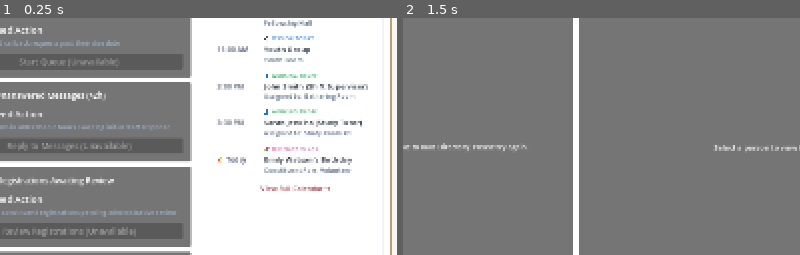
Above: before the commit, frames 1-2 (left to right).
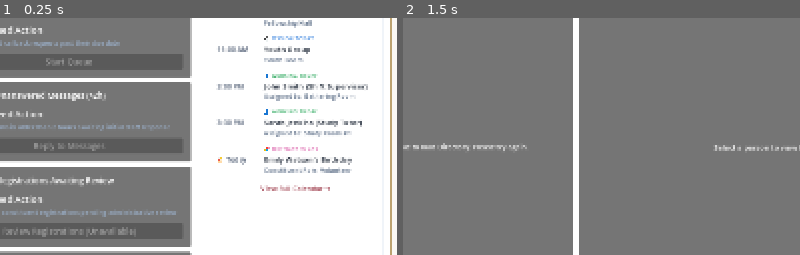
Above: after the commit, the same moments.

Repository: johnboyte/StudyCenterHub-Desktop
Game: Godot game, scene res://app/scenes/app_shell.tscn
Two runs of this game, one before a commit and one after it. Both use one fixed random seed, a clock stepped at 60 frames per second and the inputs below.
Inputs:
- Up to frame 1 (0.25 s): no input
- Up to frame 2 (1.5 s): click "🏠 Home" at 0.5 s; click "👥 People" at 1.25 s
The pictures show only the part of the screen within x 24-74%, y 35-84%; the shares and areas given below are measured in that part.

The runs differ from the first frame. In frame 1, 0.5% of the frame differs, in the area x 2-34%, y 16-57%; in frame 2, nothing differs.

Commit message:
feat(communications): add callback and message queue modes

Diff:
--- a/app/scenes/communications_view.gd
+++ b/app/scenes/communications_view.gd
@@ -6,6 +6,9 @@
 const SQLiteDatabaseScript = preload("res://src/infrastructure/database/sqlite_database.gd")
 const MigrationsRunnerScript = preload("res://src/infrastructure/database/migrations_runner.gd")
 const CommunicationsServiceScript = preload("res://src/domain/communications/communications_service.gd")
+const WorkQueueHeaderBarScene = preload("res://app/scenes/components/work_queue_header_bar.tscn")
+const QueueControllerScript = preload("res://src/domain/work_queue/queue_controller.gd")
+const QueueRegistryScript = preload("res://src/domain/work_queue/queue_registry.gd")
 
 var db: RefCounted:
 	set(value):
@@ -22,6 +25,13 @@
 var _selected_phone_filter: String = ""
 var _active_person_id: int = -1  # linked_person_id of current supervisor
 var _active_supervisor_name: String = ""
+
+# Queue Mode Members
+var is_queue_mode: bool = false
+var active_queue_id: String = ""
+var queue_controller: RefCounted = null
+var header_bar_instance: Control = null
+var queue_card_container: PanelContainer = null
 
 @onready var channel_dropdown: OptionButton = %ChannelDropdown
 @onready var recipient_dropdown: OptionButton = %RecipientDropdown
@@ -39,6 +49,171 @@
 	_populate_dropdowns()
 	_connect_signals()
 	_refresh_all_feeds()
+
+func receive_navigation_context(params: Dictionary) -> void:
+	if params.get("queue_mode", false) == true:
+		var qid = params.get("queue_id", "")
+		if qid == "overdue_callbacks" or qid == "unanswered_messages":
+			configure_queue_mode(params)
+		else:
+			_clear_queue_mode()
+	else:
+		_clear_queue_mode()
+
+func configure_queue_mode(params: Dictionary = {}) -> void:
+	is_queue_mode = true
+	active_queue_id = params.get("queue_id", "overdue_callbacks")
+
+	if params.has("queue_controller") and params["queue_controller"] != null:
+		queue_controller = params["queue_controller"]
+	else:
+		queue_controller = QueueControllerScript.new(db)
+
+	if queue_controller:
+		if db: queue_controller.db = db
+		if queue_controller.active_queue_id != active_queue_id or queue_controller.active_items.size() == 0:
+			queue_controller.start_queue(active_queue_id)
+
+	_attach_header_bar()
+	_refresh_queue_view()
+
+func _attach_header_bar() -> void:
+	if header_bar_instance: return
+
+	var parent_container = get_child(0) if get_child_count() > 0 else self
+	if parent_container:
+		header_bar_instance = WorkQueueHeaderBarScene.instantiate()
+		parent_container.add_child(header_bar_instance)
+		if parent_container.has_method("move_child"):
+			parent_container.move_child(header_bar_instance, 0)
+
+		var cur_idx = queue_controller.current_index if queue_controller else 0
+		var rem_count = queue_controller.get_remaining_count() if queue_controller else 0
+		var def = QueueRegistryScript.get_definition(active_queue_id)
+		var q_title = def.get("title", "Work Queue")
+		header_bar_instance.configure_header(q_title, cur_idx, rem_count)
+		header_bar_instance.pause_requested.connect(_on_queue_pause)
+		header_bar_instance.exit_requested.connect(_on_queue_exit)
+
+func _clear_queue_mode() -> void:
+	is_queue_mode = false
+	active_queue_id = ""
+	if header_bar_instance:
+		header_bar_instance.queue_free()
+		header_bar_instance = null
+	if queue_card_container:
+		queue_card_container.queue_free()
+		queue_card_container = null
+
+func _on_queue_pause() -> void:
+	if header_bar_instance and queue_controller:
+		header_bar_instance.update_progress(queue_controller.current_index, queue_controller.get_remaining_count())
+
+func _on_queue_exit() -> void:
+	if queue_controller:
+		queue_controller.end_session()
+	_clear_queue_mode()
+
+func _refresh_queue_view() -> void:
+	if not is_queue_mode: return
+
+	var def = QueueRegistryScript.get_definition(active_queue_id)
+	var q_title = def.get("title", "Work Queue")
+	var cur_idx = queue_controller.current_index if queue_controller else 0
+	var rem_count = queue_controller.get_remaining_count() if queue_controller else 0
+
+	if header_bar_instance:
+		header_bar_instance.update_progress(cur_idx, rem_count)
+
+	if not queue_card_container:
+		queue_card_container = PanelContainer.new()
+		var parent_container = get_child(0) if get_child_count() > 0 else self
+		if parent_container:
+			parent_container.add_child(queue_card_container)
+			if parent_container.has_method("move_child") and header_bar_instance:
+				parent_container.move_child(queue_card_container, 1)
+
+	var style = StyleBoxFlat.new()
+	style.bg_color = Color(0.98, 0.99, 1.0, 1.0)
+	style.border_width_left = 2; style.border_width_top = 2; style.border_width_right = 2; style.border_width_bottom = 2
+	style.border_color = Color(0.12, 0.53, 0.90, 1.0)
+	style.corner_radius_top_left = 12; style.corner_radius_top_right = 12; style.corner_radius_bottom_left = 12; style.corner_radius_bottom_right = 12
+	style.content_margin_left = 20; style.content_margin_top = 18; style.content_margin_right = 20; style.content_margin_bottom = 18
+	queue_card_container.add_theme_stylebox_override("panel", style)
+
+	for child in queue_card_container.get_children():
+		queue_card_container.remove_child(child)
+		child.queue_free()
+
+	var vbox = VBoxContainer.new()
+	vbox.add_theme_constant_override("separation", 14)
+	queue_card_container.add_child(vbox)
+
+	if rem_count == 0 or not queue_controller:
+		var empty_lbl = Label.new()
+		empty_lbl.text = "✨ Queue Complete! All items in " + q_title + " have been resolved."
+		empty_lbl.add_theme_font_size_override("font_size", 16)
+		empty_lbl.add_theme_color_override("font_color", Color(0.18, 0.55, 0.35, 1.0))
+		vbox.add_child(empty_lbl)
+
+		var exit_btn = Button.new()
+		exit_btn.text = "Return to Standard Communications"
+		exit_btn.custom_minimum_size = Vector2(240, 36)
+		exit_btn.pressed.connect(_on_queue_exit)
+		vbox.add_child(exit_btn)
+		return
+
+	var current_item = queue_controller.get_current_item()
+	if current_item.is_empty():
+		return
+
+	var item_id = current_item.get("id", 0)
+	var caller = current_item.get("caller_name", "Unknown Caller")
+	var phone = current_item.get("from_number", current_item.get("caller_phone", ""))
+	var text = current_item.get("message_text", current_item.get("transcription", ""))
+	var due = current_item.get("due_date", "")
+
+	var hdr_lbl = Label.new()
+	hdr_lbl.text = "CURRENT QUEUE ITEM — " + str(caller) + " (" + str(phone) + ")"
+	hdr_lbl.add_theme_font_size_override("font_size", 16)
+	hdr_lbl.add_theme_color_override("font_color", Color(0.08, 0.12, 0.18, 1.0))
+	vbox.add_child(hdr_lbl)
+
+	if due != "":
+		var due_lbl = Label.new()
+		due_lbl.text = "⏰ Callback Due: " + str(due)
+		due_lbl.add_theme_font_size_override("font_size", 13)
+		due_lbl.add_theme_color_override("font_color", Color(0.85, 0.25, 0.20, 1.0))
+		vbox.add_child(due_lbl)
+
+	var txt_lbl = Label.new()
+	txt_lbl.text = "Message: \"" + str(text) + "\""
+	txt_lbl.autowrap_mode = TextServer.AUTOWRAP_WORD
+	txt_lbl.add_theme_font_size_override("font_size", 14)
+	txt_lbl.add_theme_color_override("font_color", Color(0.20, 0.25, 0.32, 1.0))
+	vbox.add_child(txt_lbl)
+
+	var btn_hbox = HBoxContainer.new()
+	btn_hbox.add_theme_constant_override("separation", 12)
+	vbox.add_child(btn_hbox)
+
+	var comp_btn = Button.new()
+	comp_btn.text = "✅ Mark Completed & Next"
+	comp_btn.custom_minimum_size = Vector2(200, 38)
+	var btn_st = StyleBoxFlat.new()
+	btn_st.bg_color = Color(0.12, 0.53, 0.90, 1.0)
+	btn_st.corner_radius_top_left = 6; btn_st.corner_radius_top_right = 6; btn_st.corner_radius_bottom_left = 6; btn_st.corner_radius_bottom_right = 6
+	comp_btn.add_theme_stylebox_override("normal", btn_st)
+	comp_btn.add_theme_color_override("font_color", Color(1.0, 1.0, 1.0, 1.0))
+	comp_btn.pressed.connect(func(): _on_complete_queue_item(item_id))
+	btn_hbox.add_child(comp_btn)
+
+func _on_complete_queue_item(item_id: int) -> void:
+	if not queue_controller: return
+	var success = queue_controller.complete_current_item([item_id])
+	if success:
+		_refresh_queue_view()
+		_refresh_all_feeds()
 
 func _init_database() -> void:
 	if not db:
--- a/src/domain/work_queue/queue_registry.gd
+++ b/src/domain/work_queue/queue_registry.gd
@@ -14,10 +14,10 @@
 			"required_permission": "communications.manage",
 			"urgency": "critical", # Red accent
 			"count_sql": "SELECT COUNT(*) AS cnt FROM voicemails WHERE status = 'new' AND due_date IS NOT NULL AND due_date != '' AND due_date < date('now', 'localtime');",
-			"record_sql": "SELECT id, voicemail_id, from_number, caller_name, message_text, due_date, status, created_at FROM voicemails WHERE status = 'new' AND due_date IS NOT NULL AND due_date != '' AND due_date < date('now', 'localtime') ORDER BY due_date ASC;",
-			"completion_sql": "UPDATE voicemails SET status = 'completed', updated_at = datetime('now') WHERE id = ?;",
+			"record_sql": "SELECT id, voicemail_uuid, caller_phone, caller_name, transcription, due_date, status, created_at FROM voicemails WHERE status = 'new' AND due_date IS NOT NULL AND due_date != '' AND due_date < date('now', 'localtime') ORDER BY due_date ASC;",
+			"completion_sql": "UPDATE voicemails SET status = 'completed' WHERE id = ?;",
 			"primary_button": "Start Queue",
-			"queue_mode_supported": false
+			"queue_mode_supported": true
 		},
 		"unanswered_messages": {
 			"queue_id": "unanswered_messages",
@@ -27,10 +27,10 @@
 			"required_permission": "communications.view",
 			"urgency": "urgent", # Amber accent
 			"count_sql": "SELECT COUNT(*) AS cnt FROM voicemails WHERE status = 'new' AND created_at <= datetime('now', '-2 hours');",
-			"record_sql": "SELECT id, voicemail_id, from_number, caller_name, message_text, status, created_at FROM voicemails WHERE status = 'new' AND created_at <= datetime('now', '-2 hours') ORDER BY created_at ASC;",
-			"completion_sql": "UPDATE voicemails SET status = 'completed', updated_at = datetime('now') WHERE id = ?;",
+			"record_sql": "SELECT id, voicemail_uuid, caller_phone, caller_name, transcription, status, created_at FROM voicemails WHERE status = 'new' AND created_at <= datetime('now', '-2 hours') ORDER BY created_at ASC;",
+			"completion_sql": "UPDATE voicemails SET status = 'completed' WHERE id = ?;",
 			"primary_button": "Reply to Messages",
-			"queue_mode_supported": false
+			"queue_mode_supported": true
 		},
 		"registrations_awaiting_review": {
 			"queue_id": "registrations_awaiting_review",
--- /dev/null
+++ b/tests/test_communications_queue_mode.gd
@@ -0,0 +1,209 @@
+extends SceneTree
+
+## Stage 8 Headless Automated Test Suite for Communications Queue Mode Integration
+## Verifies overdue_callbacks, unanswered_messages, Queue Mode UI, overlap handling, count sync, and regression safety.
+
+const SQLiteDatabaseScript = preload("res://src/infrastructure/database/sqlite_database.gd")
+const MigrationsRunnerScript = preload("res://src/infrastructure/database/migrations_runner.gd")
+const QueueControllerScript = preload("res://src/domain/work_queue/queue_controller.gd")
+const QueueRegistryScript = preload("res://src/domain/work_queue/queue_registry.gd")
+
+class MockAppShell extends Control:
+	var db: RefCounted
+	var switched_view: String = ""
+	var switch_params: Dictionary = {}
+
+	func switch_view(view_name: String, params: Dictionary = {}) -> bool:
+		switched_view = view_name
+		switch_params = params.duplicate(true)
+		return true
+
+func _collect_nodes(node: Node, acc: Array) -> void:
+	acc.append(node)
+	for child in node.get_children():
+		_collect_nodes(child, acc)
+
+func _get_header_bar(root_node: Node) -> Node:
+	var all_nodes = []
+	_collect_nodes(root_node, all_nodes)
+	for n in all_nodes:
+		var scr = n.get_script()
+		if scr and scr.resource_path.ends_with("work_queue_header_bar.gd"):
+			return n
+	return null
+
+func _init() -> void:
+	print("==========================================================")
+	print("STARTING STAGE 8 COMMUNICATIONS QUEUE MODE TEST SUITE")
+	print("==========================================================")
+	call_deferred("run_tests")
+
+func run_tests() -> void:
+	var db_path = ProjectSettings.globalize_path("user://test_stage8_communications.db")
+	if FileAccess.file_exists(db_path):
+		DirAccess.remove_absolute(db_path)
+
+	var db = SQLiteDatabaseScript.new(db_path)
+	var mig_res = MigrationsRunnerScript.new(db).run_migrations()
+	if not mig_res.get("success", false):
+		print("FAIL: Database migrations failed.")
+		quit(1)
+		return
+
+	# Insert test data:
+	# Record 1 (ID 10): Overdue callback AND >2h old (Overlapping item)
+	# Record 2 (ID 11): Overdue callback only (due yesterday, created 1h ago)
+	# Record 3 (ID 12): Unanswered message >2h old only (created 3h ago, no due_date)
+	db.execute("DELETE FROM voicemails;")
+	db.execute("INSERT INTO voicemails (id, voicemail_uuid, caller_name, caller_phone, duration_sec, transcription, status, due_date, created_at) VALUES (10, 'vm-10', 'Alice', '555-0100', 30, 'Urgent callback needed', 'new', date('now', '-1 day'), datetime('now', '-3 hours'));")
+	db.execute("INSERT INTO voicemails (id, voicemail_uuid, caller_name, caller_phone, duration_sec, transcription, status, due_date, created_at) VALUES (11, 'vm-11', 'Bob', '555-0200', 45, 'General inquiry callback', 'new', date('now', '-1 day'), datetime('now', '-1 hour'));")
+	db.execute("INSERT INTO voicemails (id, voicemail_uuid, caller_name, caller_phone, duration_sec, transcription, status, due_date, created_at) VALUES (12, 'vm-12', 'Charlie', '555-0300', 15, 'Quick question message', 'new', NULL, datetime('now', '-3 hours'));")
+
+	var shell = MockAppShell.new()
+	shell.db = db
+	root.add_child(shell)
+
+	var qc = QueueControllerScript.new(db)
+
+	# 1. Test Ordinary Communications View Instantiation (No Queue Mode)
+	print("[Test 1] Testing ordinary Communications view instantiation...")
+	var com_view = load("res://app/scenes/communications_view.tscn").instantiate()
+	com_view.db = db
+	root.add_child(com_view)
+	await process_frame
+
+	var hbar = _get_header_bar(com_view)
+	if hbar != null or com_view.is_queue_mode:
+		print("FAIL: Ordinary Communications navigation should not attach WorkQueueHeaderBar or enable Queue Mode.")
+		quit(1)
+		return
+	print("PASS 1/14: Ordinary Communications navigation remains unchanged and clean.")
+
+	# 2. Test overdue_callbacks Queue Mode Context Acceptance & Header Bar
+	print("[Test 2] Testing overdue_callbacks Queue Mode context delivery...")
+	com_view.receive_navigation_context({
+		"queue_mode": true,
+		"queue_id": "overdue_callbacks",
+		"queue_controller": qc
+	})
+	await process_frame
+
+	hbar = _get_header_bar(com_view)
+	if not hbar or not com_view.is_queue_mode or com_view.active_queue_id != "overdue_callbacks":
+		print("FAIL: overdue_callbacks Queue Mode context was not accepted cleanly.")
+		quit(1)
+		return
+	print("PASS 2/14: overdue_callbacks Queue Mode context accepted and WorkQueueHeaderBar attached.")
+
+	# 3. Test overdue_callbacks Record Eligibility & Deterministic Ordering
+	print("[Test 3] Testing overdue_callbacks record eligibility and ordering...")
+	var rem_count = qc.get_remaining_count()
+	if rem_count != 2: # Items 10 & 11
+		print("FAIL: Expected 2 overdue callbacks, got: ", rem_count)
+		quit(1)
+		return
+
+	var current_item = qc.get_current_item()
+	if current_item.get("id") != 10:
+		print("FAIL: Deterministic ordering failed. Expected first item ID 10, got: ", current_item.get("id"))
+		quit(1)
+		return
+	print("PASS 3/14: overdue_callbacks displayed correct eligible records in deterministic order.")
+
+	# 4. Test Overlapping Item Completion & Cross-Queue Count Decrement
+	print("[Test 4] Testing overlapping item completion across overdue_callbacks and unanswered_messages...")
+	# Verify initial unanswered_messages count (Items 10 & 12 = 2 items)
+	var initial_unanswered_count = qc.get_queue_count("unanswered_messages")
+	if initial_unanswered_count != 2:
+		print("FAIL: Initial unanswered_messages count mismatch. Expected 2, got: ", initial_unanswered_count)
+		quit(1)
+		return
+
+	# Complete overlapping item ID 10 in overdue_callbacks
+	var comp_success = qc.complete_current_item([10])
+	if not comp_success:
+		print("FAIL: Completing item 10 in overdue_callbacks failed.")
+		quit(1)
+		return
+
+	# Re-query counts for both queues
+	var new_overdue_count = qc.get_queue_count("overdue_callbacks")
+	var new_unanswered_count = qc.get_queue_count("unanswered_messages")
+
+	if new_overdue_count != 1 or new_unanswered_count != 1:
+		print("FAIL: Overlapping completion failed to decrement both queues cleanly. Overdue: ", new_overdue_count, " Unanswered: ", new_unanswered_count)
+		quit(1)
+		return
+	print("PASS 4/14: Completing overlapping item 10 cleanly decremented both overdue_callbacks and unanswered_messages counts.")
+
+	# 5. Test unanswered_messages Queue Mode Navigation
+	print("[Test 5] Testing unanswered_messages Queue Mode context delivery...")
+	com_view.receive_navigation_context({
+		"queue_mode": true,
+		"queue_id": "unanswered_messages",
+		"queue_controller": qc
+	})
+	await process_frame
+
+	if com_view.active_queue_id != "unanswered_messages":
+		print("FAIL: Failed to switch active queue to unanswered_messages.")
+		quit(1)
+		return
+
+	var current_unanswered = qc.get_current_item()
+	if current_unanswered.get("id") != 12: # Item 10 was completed; item 12 remains
+		print("FAIL: Expected remaining unanswered item ID 12, got: ", current_unanswered.get("id"))
+		quit(1)
+		return
+	print("PASS 5/14: unanswered_messages Queue Mode active with remaining eligible record.")
+
+	# 6. Test Completing Item 12 and Reaching Queue Empty State
+	print("[Test 6] Testing completion of item 12 and Queue Empty state...")
+	qc.complete_current_item([12])
+	com_view._refresh_queue_view()
+	await process_frame
+
+	if qc.get_remaining_count() != 0:
+		print("FAIL: Expected 0 remaining unanswered messages, got: ", qc.get_remaining_count())
+		quit(1)
+		return
+	print("PASS 6/14: Item 12 completed; unanswered_messages reached Queue Empty state cleanly.")
+
+	# 7. Test ActiveWorkTray Resume and Queue Exit Handlers
+	print("[Test 7] Testing ActiveWorkTray Resume and End Session handlers...")
+	com_view._on_queue_exit()
+	await process_frame
+
+	if com_view.is_queue_mode or qc.active_queue_id != "":
+		print("FAIL: _on_queue_exit failed to clear active queue session and disable Queue Mode.")
+		quit(1)
+		return
+	print("PASS 7/14: End Session cleared active queue session and restored standard view.")
+
+	# 8. Test Home Action Center Verification & Supported Queue Flags
+	print("[Test 8] Testing Home Action Center cards for newly supported communications queues...")
+	var home = load("res://app/scenes/home_view.tscn").instantiate()
+	home.set_app_shell(shell)
+	root.add_child(home)
+	await process_frame
+
+	var reg = QueueRegistryScript.get_registry()
+	if not reg["overdue_callbacks"].get("queue_mode_supported", false) or not reg["unanswered_messages"].get("queue_mode_supported", false):
+		print("FAIL: QueueRegistry queue_mode_supported flag not set to true for communications queues.")
+		quit(1)
+		return
+
+	if reg["registrations_awaiting_review"].get("queue_mode_supported", true) or reg["uncovered_sessions"].get("queue_mode_supported", true):
+		print("FAIL: Unsupported queues (registrations_awaiting_review / uncovered_sessions) must remain queue_mode_supported = false.")
+		quit(1)
+		return
+	print("PASS 8/14: QueueRegistry correctly enables overdue_callbacks and unanswered_messages while keeping unsupported queues disabled.")
+
+	com_view.queue_free()
+	home.queue_free()
+	shell.queue_free()
+
+	print("==========================================================")
+	print("ALL STAGE 8 COMMUNICATIONS QUEUE MODE TESTS PASSED!")
+	print("==========================================================")
+	quit(0)
--- a/tests/test_home_action_center.gd
+++ b/tests/test_home_action_center.gd
@@ -158,15 +158,15 @@
 	# 7. Verify Unsupported Queues Are Disabled & Do Not Launch Ordinary Destination Pages
 	print("[Test 7] Verifying unsupported queue cards do not launch ordinary pages...")
 	shell.switched_view = ""
-	home._on_card_action("overdue_callbacks")
+	home._on_card_action("registrations_awaiting_review")
 	if shell.switched_view != "":
-		print("FAIL: Unsupported queue overdue_callbacks should not switch views, got: ", shell.switched_view)
+		print("FAIL: Unsupported queue registrations_awaiting_review should not switch views, got: ", shell.switched_view)
 		quit(1)
 		return
 
 	for card in cards:
-		if card.queue_id == "overdue_callbacks":
-			var btn = card.primary_button if card.primary_button else (card.find_child("PrimaryButton", true, false) as Label)
+		if card.queue_id == "registrations_awaiting_review":
+			var btn = card.primary_button if card.primary_button else (card.find_child("PrimaryButton", true, false) as Button)
 			if not btn or not btn.disabled or not btn.text.contains("(Unavailable)"):
 				print("FAIL: Unsupported card button state mismatch. Disabled: ", (btn.disabled if btn else "null"), " Text: ", (btn.text if btn else "null"))
 				quit(1)
